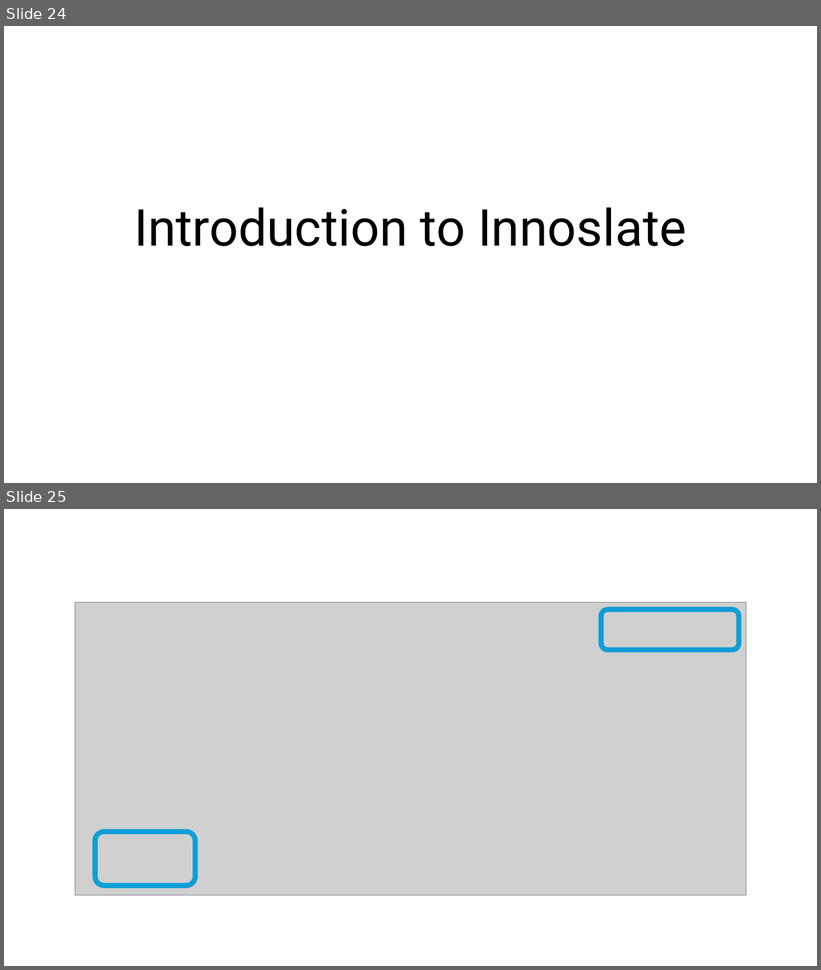
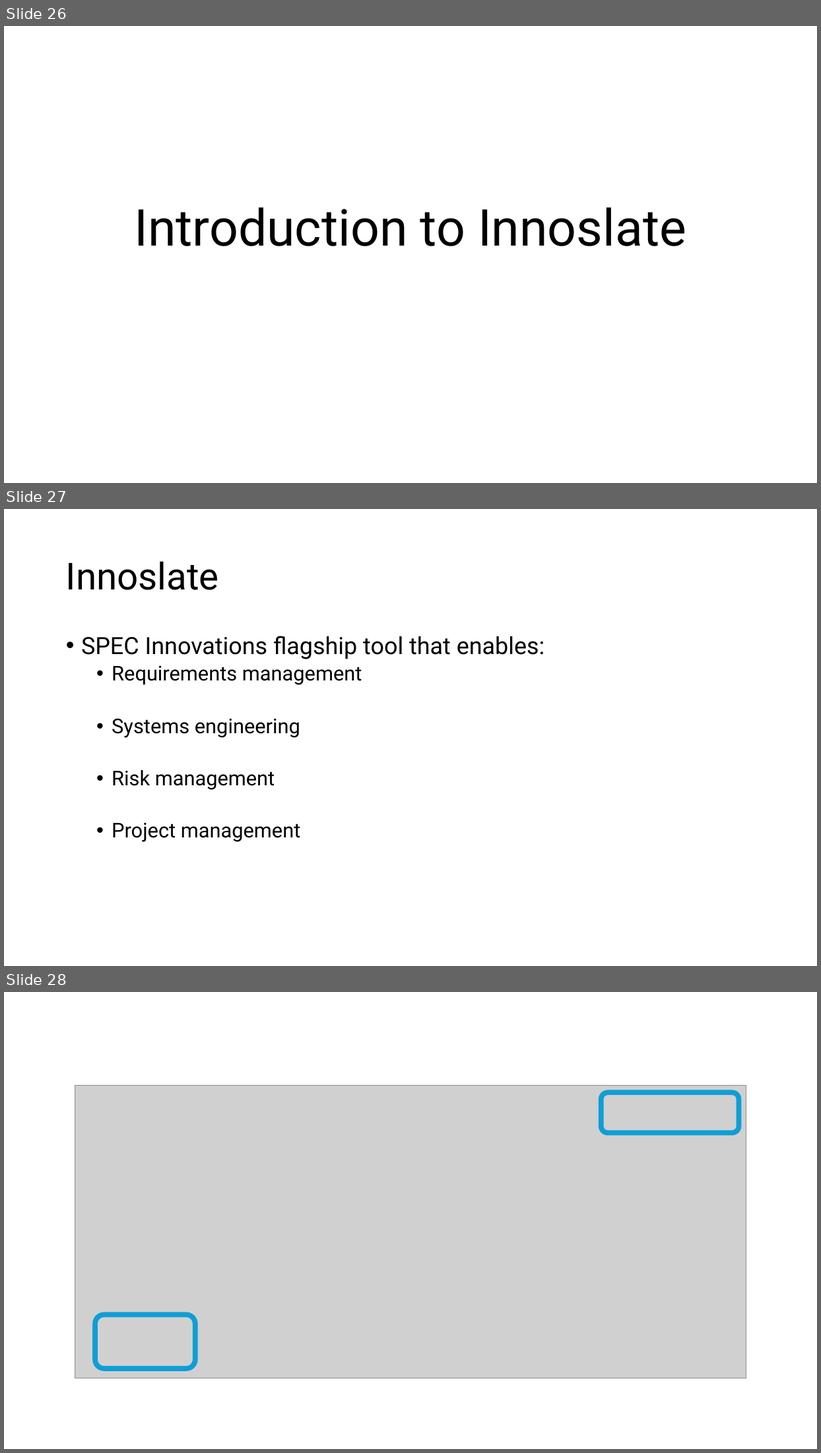
Before and after one commit to srudder16/Lifecycle_Modeling, a slide deck: 2025_WSRC/2026 WSRC Tutorial.pptx. Shown one above the other, each under a label of ours: slides 24 and 25 before the commit, slides 26, 27 and 28 after it. The pictures are 821x970 and 821x1453 pixels, drawn with LibreOffice and Linux fonts; fonts in the diff are those of the drawing; grey boxes stand for pictures. Boxes give left, top, right and bottom in pixels: in the first picture for what was removed or moved away, otherwise in the second. Text is boxed around its words. In the diff, an @@ line names an element or a change of style, - is before the commit and + after.

```diff
--- a/2025_WSRC/2026 WSRC Tutorial.pptx
+++ b/2025_WSRC/2026 WSRC Tutorial.pptx
@@ slide 27 added at (4,509,817,966), background #FFFFFF @@
@@ title added at (66,561,219,590), 44 pt, text #000000 @@
+Innoslate
@@ text added at (81,636,545,842), 24 pt, text #000000 @@
+• SPEC Innovations flagship tool that enables:
+  • Requirements management
+  • Systems engineering
+  • Risk management
+  • Project management
@@ what was slide 24 is now slide 26 @@
@@ what was slide 25 is now slide 28 @@
```
Also in this commit, not shown: 4 slides changed, 5 other slides added, 4 slides removed, 1 other file.
